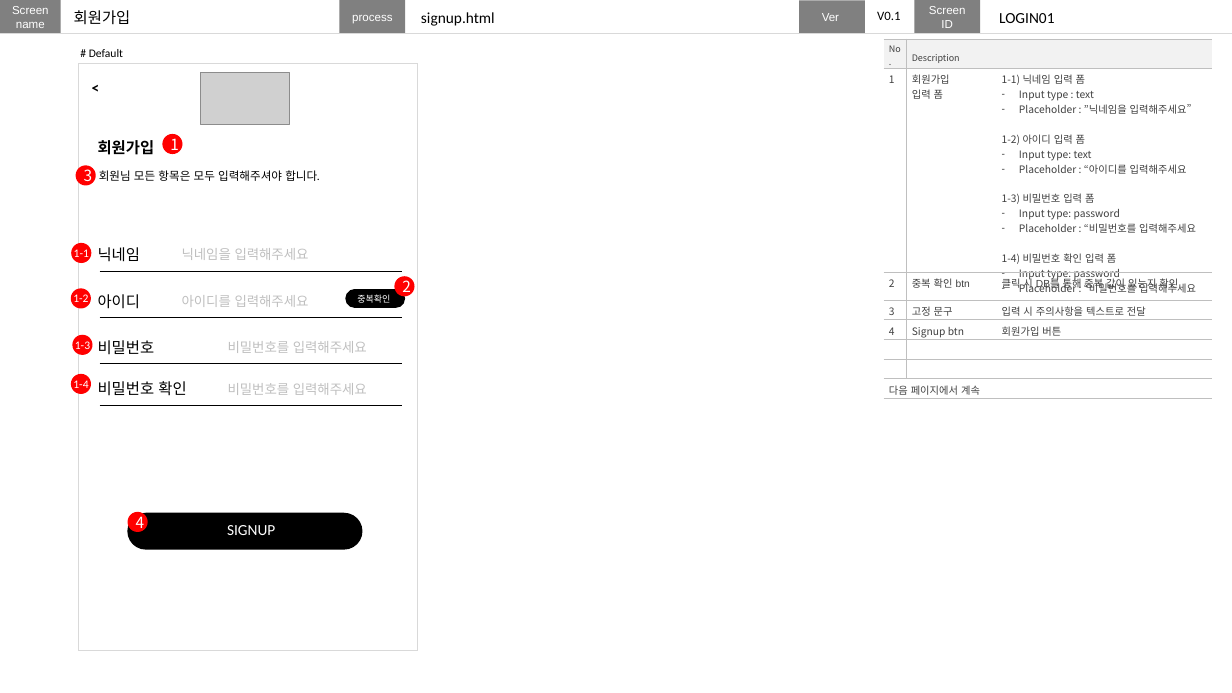
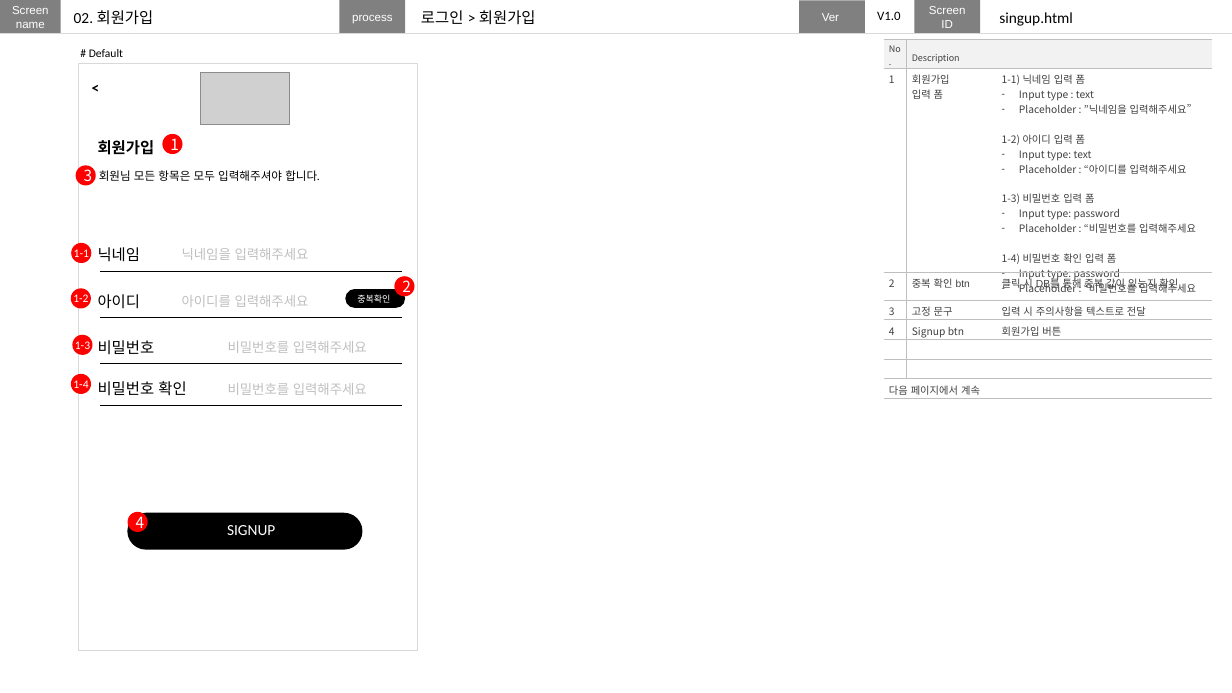
Before and after one commit to nohminkyoung/final_anchovy, a slide deck: slide 14 of plan/finalproject.pptx (slide 20 before the commit). Drawn at 1232x693 pixels with LibreOffice and Linux fonts; fonts in the diff are those of the drawing; grey boxes stand for pictures. Boxes give left, top, right and bottom in pixels: in the first picture for what was removed or moved away, otherwise in the second. Text is boxed around its words. In the diff, an @@ line names an element or a change of style, - is before the commit and + after.

```diff
--- a/plan/finalproject.pptx
+++ b/plan/finalproject.pptx
@@ text at [74,10,154,25]: text changed @@
-회원가입
+02. 회원가입
@@ text at [421,10,536,25]: text changed @@
-signup.html
+로그인 > 회원가입
@@ text at [877,11,900,20]: text changed @@
-V0.1
+V1.0
@@ text removed at [999,13,1054,23] @@
-LOGIN01
@@ text added at [999,12,1073,26], 12 pt, text #000000 @@
+singup.html
```
Also in this commit, not shown: 29 other slides changed, 7 slides added, 9 slides removed.
